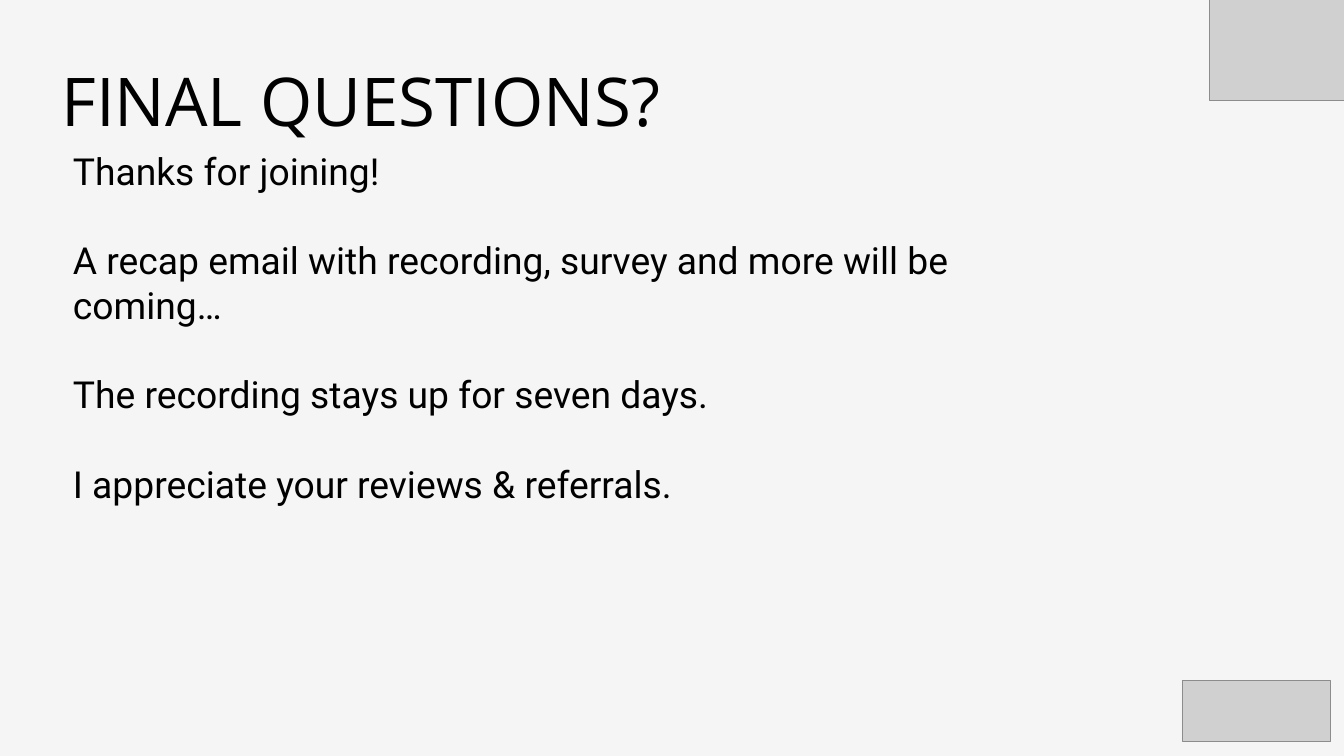
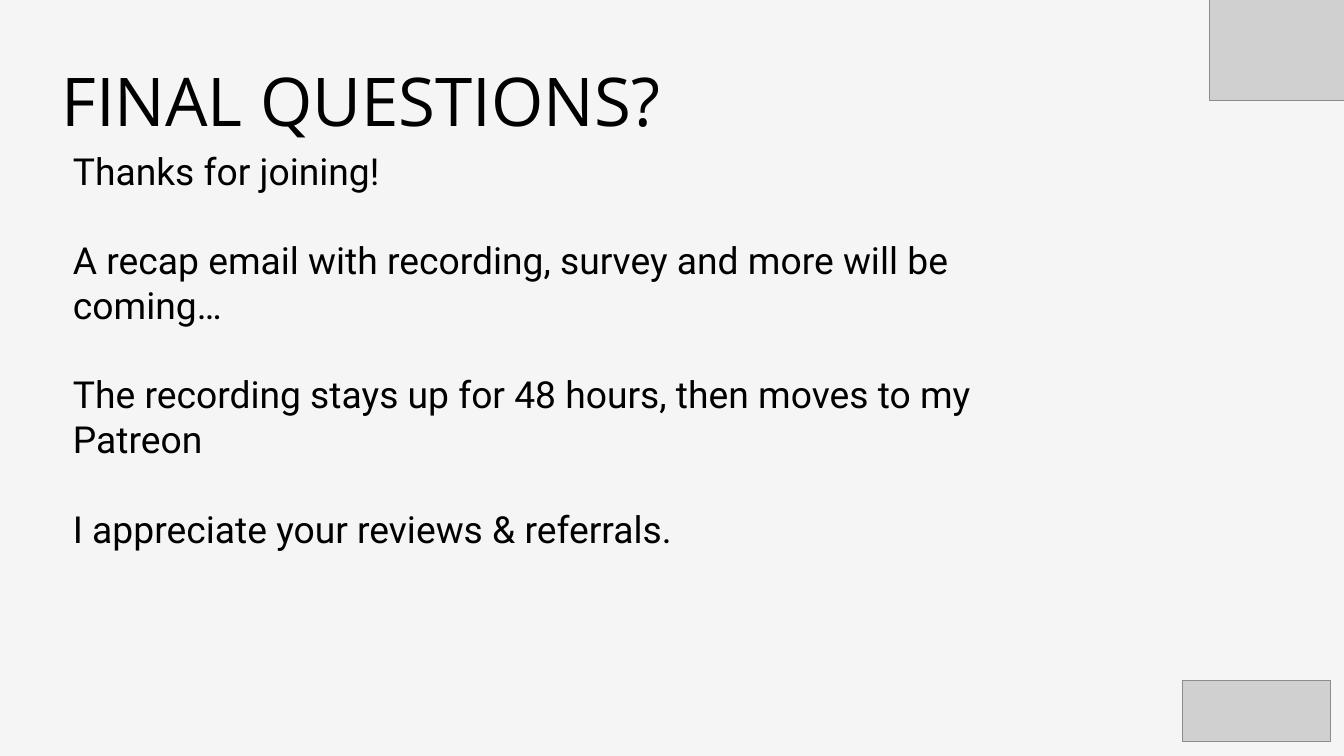
Before and after one commit to stringfestdata/first-steps-pivot-tables-excel, a slide deck: slide 19 of intro-pivot-tables-slides.pptx (slide 18 before the commit). Drawn at 1344x756 pixels with LibreOffice and Linux fonts; fonts in the diff are those of the drawing; grey boxes stand for pictures. Boxes give left, top, right and bottom in pixels: in the first picture for what was removed or moved away, otherwise in the second. Text is boxed around its words. In the diff, an @@ line names an element or a change of style, - is before the commit and + after.

```diff
--- a/intro-pivot-tables-slides.pptx
+++ b/intro-pivot-tables-slides.pptx
@@ text at [73,379,970,454]: text changed @@
-The recording stays up for seven days.
+The recording stays up for 48 hours, then moves to my Patreon
```
Also in this commit, not shown: 9 slides added, 8 slides removed, 23 other files.
